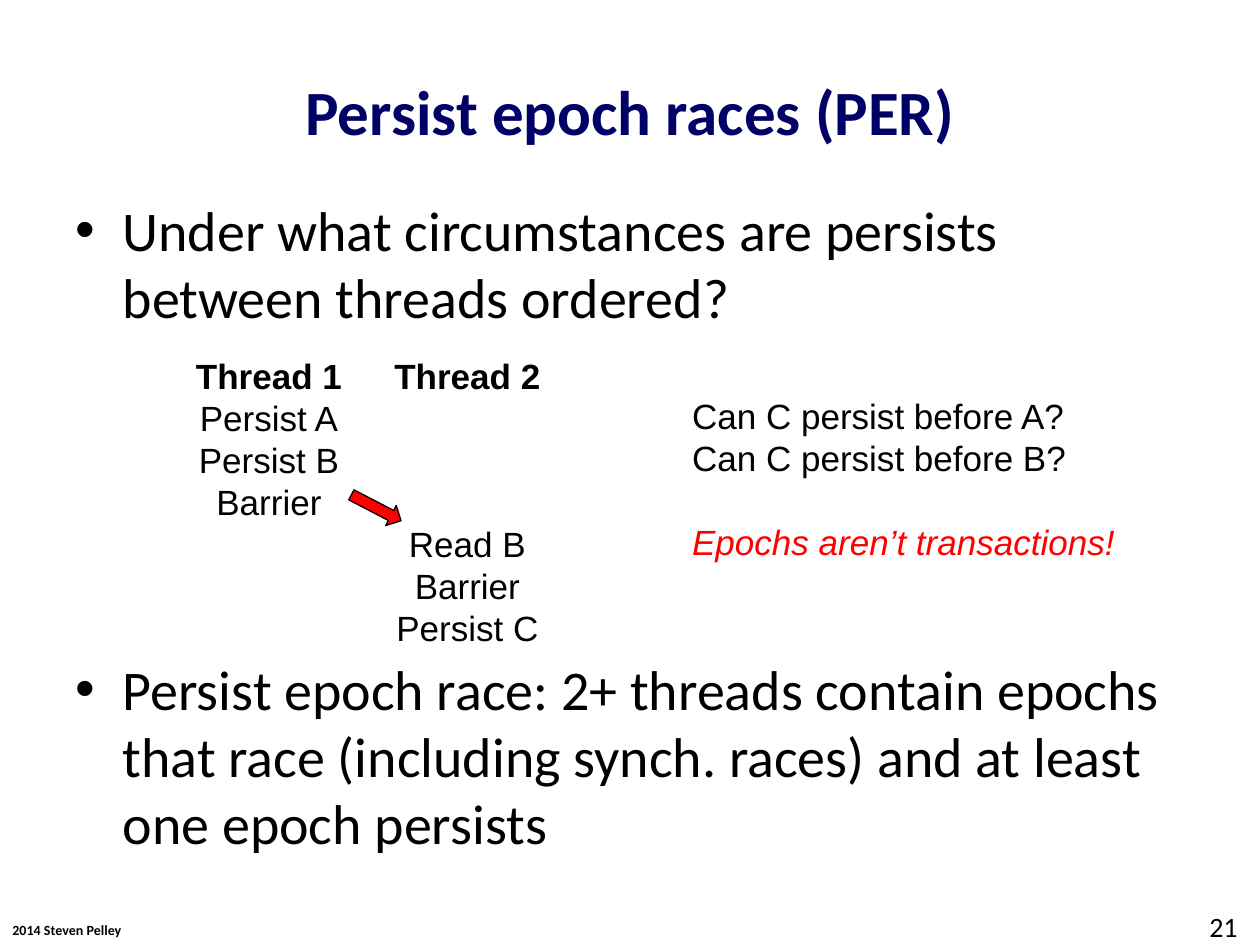
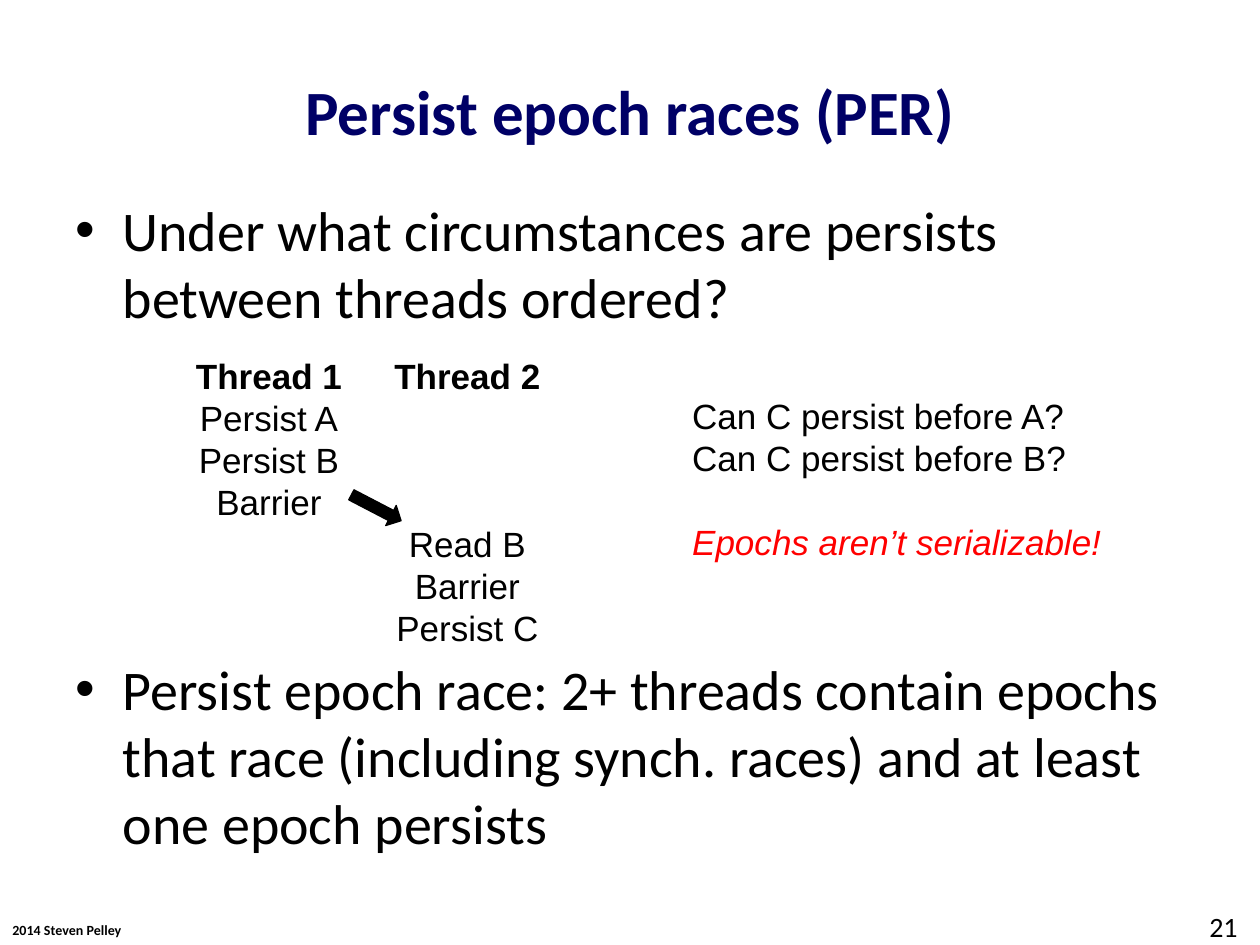
Before and after one commit to Abulila/dissertation, a slide deck: slide 21 of proposal/defense.pptx. Drawn at 1260x945 pixels with LibreOffice and Linux fonts; fonts in the diff are those of the drawing; background and template pictures are left out. Boxes give left, top, right and bottom in pixels: in the first picture for what was removed or moved away, otherwise in the second. Text is boxed around its words. In the diff, an @@ line names an element or a change of style, - is before the commit and + after.

Commit message:
inserting examples for persist epoch races and strand persistency

```diff
--- a/proposal/defense.pptx
+++ b/proposal/defense.pptx
@@ right arrow at <box>346,485,406,531</box>: fill #FF0000 to #000000 @@
@@ text at <box>692,529,1101,562</box>: text changed @@
-Epochs aren’t transactions!
+Epochs aren’t serializable!
```
Also in this commit, not shown: 6 other slides changed, 1 slide added, 1 slide removed.
